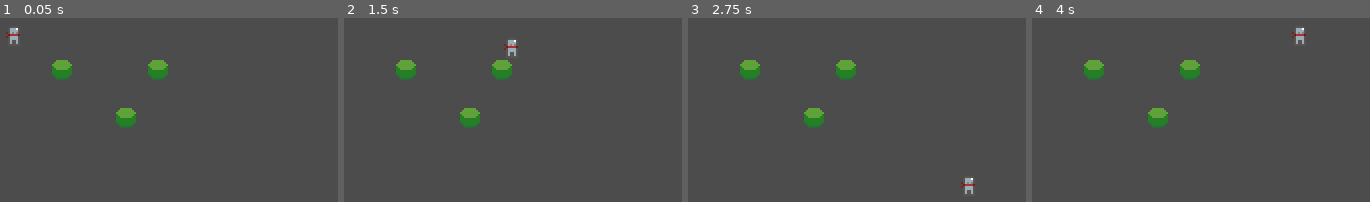
Above: before the commit, frames 1-4 (left to right).
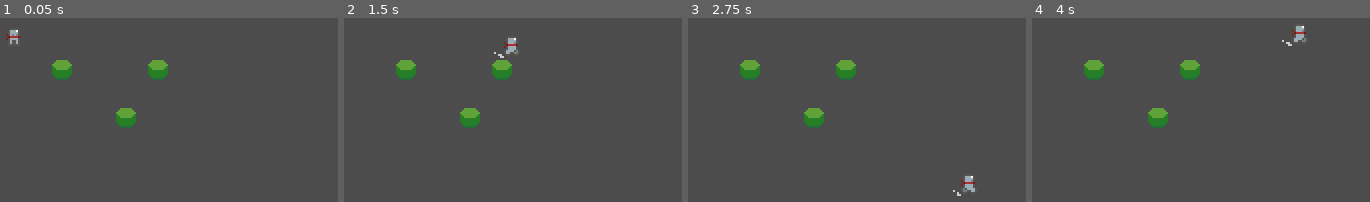
Above: after the commit, the same moments.

Repository: jxprovost/Final_Project-Team_5
Game: Godot game, scene res://World/World.tscn
Same seed, same stepped clock (60 frames per second), same inputs: the game is played once before the commit and once after it.
Inputs:
- Up to frame 1 (0.05 s): no input
- Up to frame 2 (1.5 s): tap Enter at 0.5 s; hold Right (ui_right) 0.53-1.28 s; hold Down (ui_down) from 1.28 s (still down)
- Up to frame 3 (2.75 s): release Down (ui_down) at 2.03 s; hold Right (ui_right) from 2.03 s (still down)
- Up to frame 4 (4 s): release Right (ui_right) at 2.78 s; hold Up (ui_up) 2.78-3.53 s; hold Left (ui_left) from 3.53 s (still down)

The runs differ from the first frame. In frame 1, 0.1% of the frame differs, in the area x 1-6%, y 5-12%; in frame 2, 0.2%, in the area x 44-52%, y 10-22%; in frame 3, 0.2%; in frame 4, 0.2%.

Commit message:
Add Player animations

Diff:
--- a/Project/Player/Player.gd
+++ b/Project/Player/Player.gd
@@ -5,6 +5,8 @@
 const _MAX_SPEED = 100
 
 var _velocity = Vector2.ZERO
+
+onready var animatedSprite = $AnimatedSprite
 
 
 func _physics_process(delta):
@@ -14,8 +16,10 @@
 	input_vector = input_vector.normalized()
 
 	if input_vector != Vector2.ZERO:
+		animatedSprite.play("Run")
 		_velocity = _velocity.move_toward(input_vector * _MAX_SPEED, _ACCELERATION * delta)
 	else:
+		animatedSprite.play("Idle")
 		_velocity = _velocity.move_toward(Vector2.ZERO, _FRICTION * delta)
 
 	print(_velocity)
--- a/Project/Player/Player.tscn
+++ b/Project/Player/Player.tscn
@@ -1,17 +1,46 @@
-[gd_scene load_steps=5 format=2]
+[gd_scene load_steps=11 format=2]
 
 [ext_resource path="res://Player/Player_Idle.png" type="Texture" id=1]
 [ext_resource path="res://Player/Player.gd" type="Script" id=2]
 
-[sub_resource type="SpriteFrames" id=1]
+[sub_resource type="AtlasTexture" id=5]
+atlas = ExtResource( 1 )
+region = Rect2( 0, 32, 32, 32 )
+
+[sub_resource type="AtlasTexture" id=6]
+atlas = ExtResource( 1 )
+region = Rect2( 32, 32, 32, 32 )
+
+[sub_resource type="AtlasTexture" id=7]
+atlas = ExtResource( 1 )
+region = Rect2( 64, 32, 32, 32 )
+
+[sub_resource type="AtlasTexture" id=8]
+atlas = ExtResource( 1 )
+region = Rect2( 96, 32, 32, 32 )
+
+[sub_resource type="AtlasTexture" id=1]
+atlas = ExtResource( 1 )
+region = Rect2( 0, 0, 32, 32 )
+
+[sub_resource type="AtlasTexture" id=2]
+atlas = ExtResource( 1 )
+region = Rect2( 32, 0, 32, 32 )
+
+[sub_resource type="SpriteFrames" id=3]
 animations = [ {
-"frames": [ ExtResource( 1 ) ],
+"frames": [ SubResource( 5 ), SubResource( 6 ), SubResource( 7 ), SubResource( 8 ) ],
+"loop": true,
+"name": "Run",
+"speed": 8.0
+}, {
+"frames": [ SubResource( 1 ), SubResource( 2 ) ],
 "loop": true,
 "name": "Idle",
 "speed": 5.0
 } ]
 
-[sub_resource type="CapsuleShape2D" id=2]
+[sub_resource type="CapsuleShape2D" id=4]
 radius = 1.0
 height = 4.0
 
@@ -19,10 +48,12 @@
 script = ExtResource( 2 )
 
 [node name="AnimatedSprite" type="AnimatedSprite" parent="."]
-position = Vector2( 0, -4 )
-frames = SubResource( 1 )
+position = Vector2( 1, -5 )
+frames = SubResource( 3 )
 animation = "Idle"
+frame = 1
+playing = true
 
 [node name="CollisionShape2D" type="CollisionShape2D" parent="."]
 rotation = -1.5708
-shape = SubResource( 2 )
+shape = SubResource( 4 )
Binary file changed: Project/Player/Player_Idle.png
Not shown, changed: RAWAssets/Player_Idle.png
